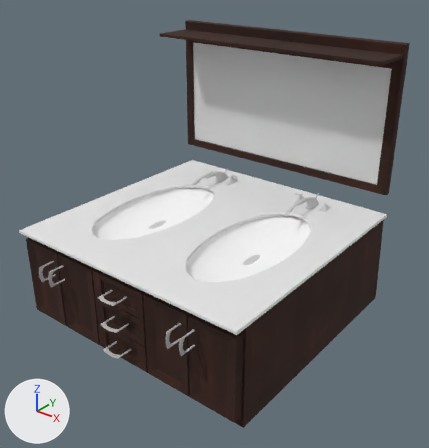
Before and after pictures for a commit that changed the glTF model public/models/sh-scopia-double-vanity.glb.
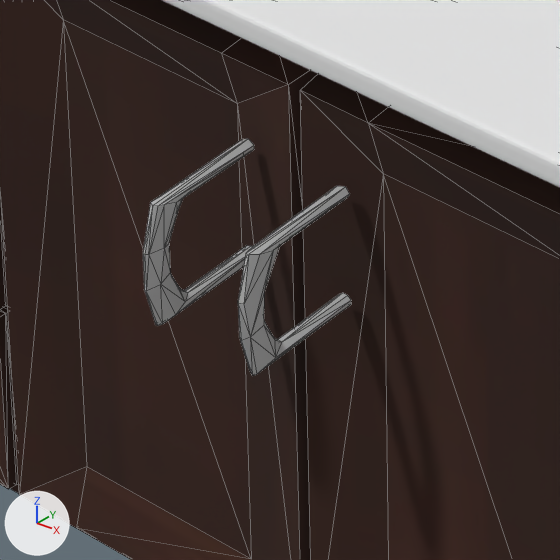
The first picture shows the older version from a 50 mm camera at (1.266, -1.501, 1.321) aimed at (0.072, -0.008, 0.396). The close-ups show the older and then the newer version on the part from 34% to 52% of the width and 68% to 85% of the height of that picture. Only the edits that show in the close-ups are written down. Every picture has the same lights, and +X, +Y and +Z are marked at lower left. The close-ups show mesh edges as thin lines. Where no turn or scale is listed for an object, it has been applied to the vertices. Vertices at exactly the same position are counted once.

Names of what the first close-up shows: 'drawers_handle3_Circle.009_metal_handle', 'forleftlight_Cylinder.011_metal_handle', 'leftdoor_righside_Plane.018_dark_wood_dark_wood.jpg', 'lightcenter_Cylinder.009_Material.001'.
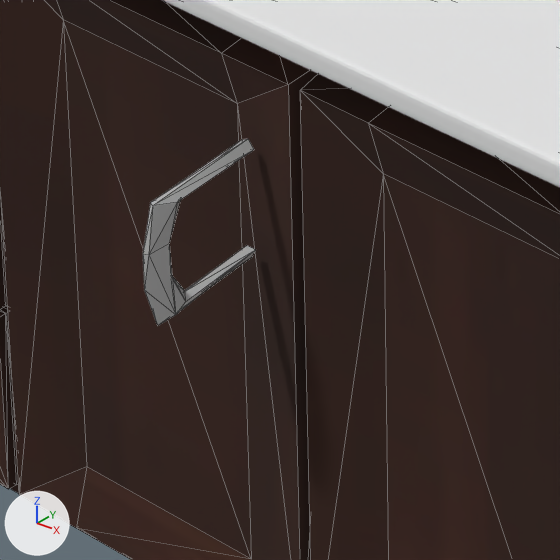
Where the newer file only moved an object's origin or applied its transform, the numbers keep the older frame.

Scene script edits in JSON lines:
```json
{"block": "me_forleftlight_cylinder_011_metal_handle_1", "where": "# used by ob_forleftlight_cylinder_011_metal_handle; location = (0.0059, -0.0278, 0.5715)"}
{"op": "remove", "block": "me_forleftlight_cylinder_011_metal_handle_1", "code": "me_forleftlight_cylinder_011_metal_handle_1.from_pydata(...)  # 472 vertices, 817 faces; spans x -0.335..0.335, y -0.472..0.472, z -0.388..0.388"}
{"op": "add", "block": "me_forleftlight_cylinder_011_metal_handle_1", "code": "me_forleftlight_cylinder_011_metal_handle_1.from_pydata(...)  # 266 vertices, 455 faces; spans x -0.335..0.033, y -0.472..0.472, z -0.331..0.388"}
{"block": "me_forleftlight_cylinder_011_metal_handle_1", "change": "me_forleftlight_cylinder_011_metal_handle_1 part 1: the loose piece of 43 vertices spanning x 0.328..0.335, y -0.472..-0.407, z -0.331..-0.271 is deleted"}
{"block": "me_forleftlight_cylinder_011_metal_handle_1", "change": "other edits to the shape of me_forleftlight_cylinder_011_metal_handle_1 do not show in these pictures"}
{"block": "me_drawers_handle3_circle_009_metal_handle_1", "where": "# used by ob_drawers_handle3_circle_009_metal_handle; location = (0.171, -0.0278, 0.5203)"}
{"op": "remove", "block": "me_drawers_handle3_circle_009_metal_handle_1", "code": "me_drawers_handle3_circle_009_metal_handle_1.from_pydata(...)  # 197 vertices, 340 faces; spans x -0.192..0.192, y -0.472..0.472, z -0.439..0.439"}
{"op": "add", "block": "me_drawers_handle3_circle_009_metal_handle_1", "code": "me_drawers_handle3_circle_009_metal_handle_1.from_pydata(...)  # 100 vertices, 170 faces; spans x -0.192..0.19, y -0.472..0.471, z -0.439..0.439"}
{"block": "me_drawers_handle3_circle_009_metal_handle_1", "change": "me_drawers_handle3_circle_009_metal_handle_1 part 2: 31 vertices removed from x 0.111..0.118, y -0.472..-0.407, z -0.28..-0.22; 1 vertex added at x 0.112, y -0.452, z -0.224"}
{"block": "me_drawers_handle3_circle_009_metal_handle_1", "change": "other edits to the shape of me_drawers_handle3_circle_009_metal_handle_1 do not show in these pictures"}
```

Where the change shows, as pixel boxes [x1, y1, x2, y2] in the close-ups (560 x 560 px):
```json
{"object": "forleftlight_Cylinder.011_metal_handle", "change": "reshaped", "before": [238, 186, 351, 376], "on screen": "not visible afterwards"}
{"object": "drawers_handle3_Circle.009_metal_handle", "change": "reshaped", "before": [143, 139, 254, 326], "after": [143, 139, 256, 325]}
{"part": 2, "of": "me_drawers_handle3_circle_009_metal_handle_1", "change": "cut back", "before": [143, 139, 254, 326]}
```
